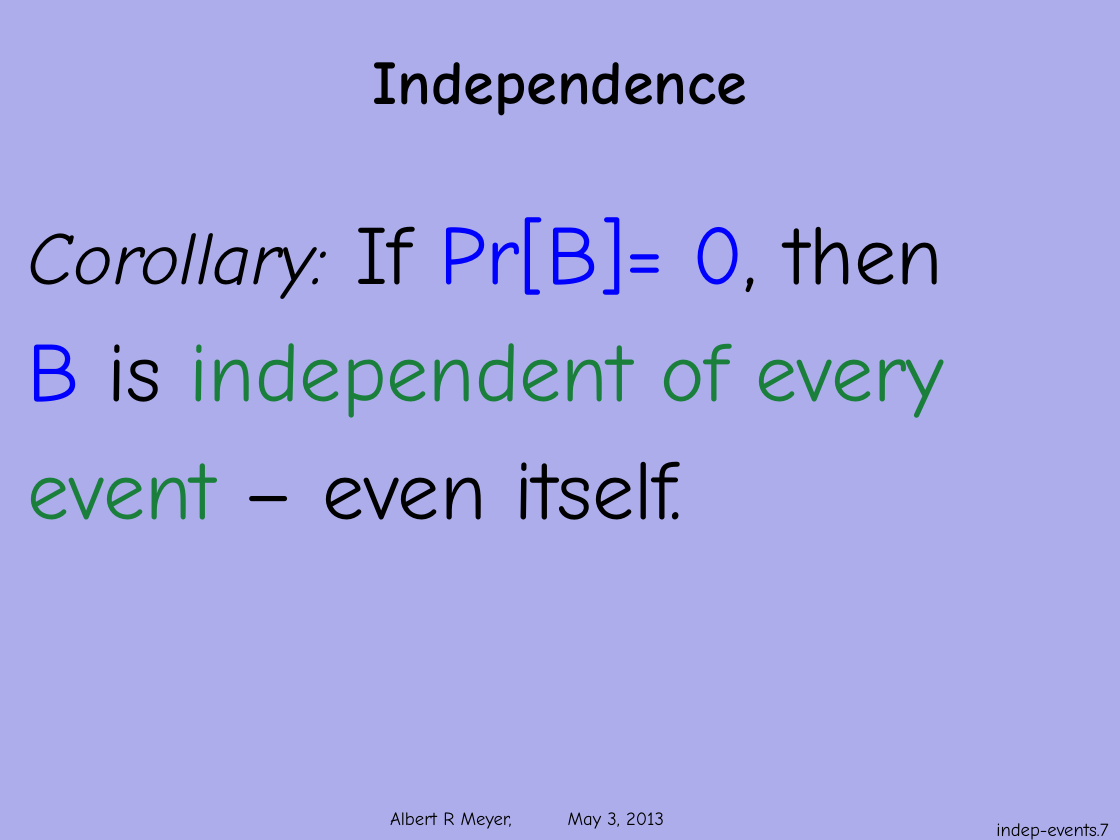
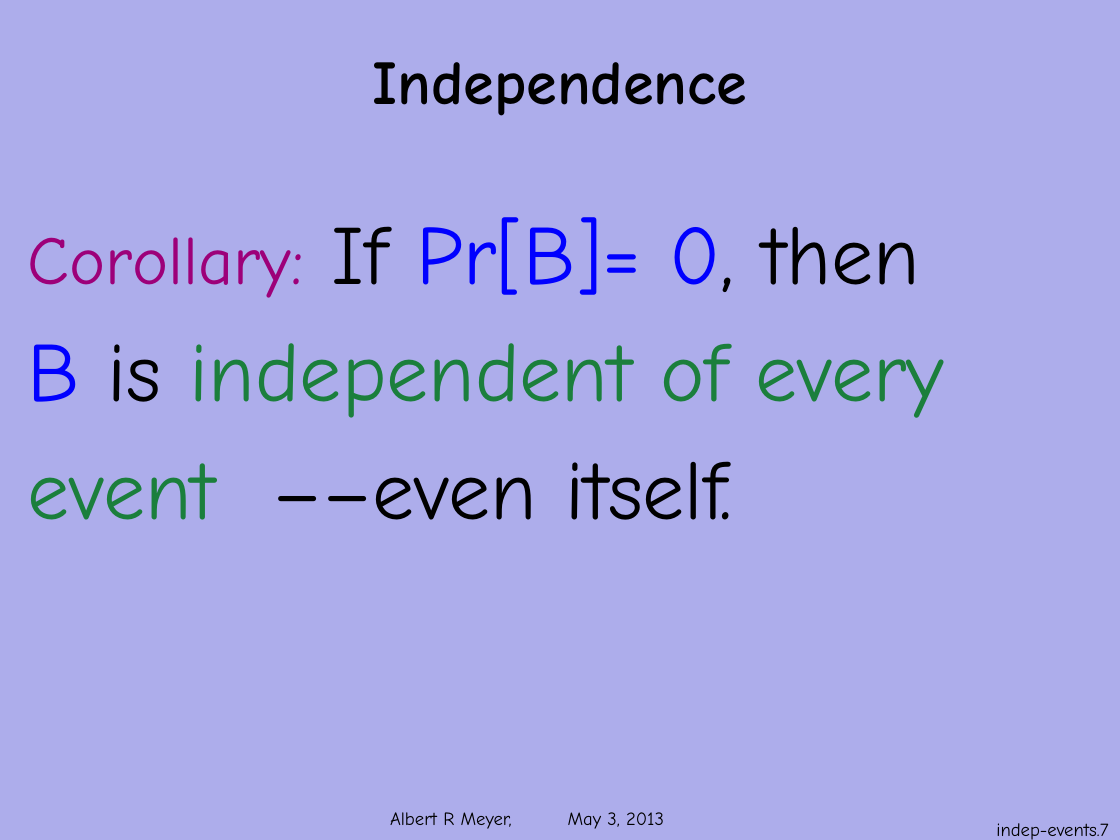
Before and after one commit to armeyer/mcs_web, a slide deck: slide 7 of spring13/slides13/prob-independence.pptx. Drawn at 1120x840 pixels with LibreOffice and Linux fonts; fonts in the diff are those of the drawing; background and template pictures are left out. Boxes give left, top, right and bottom in pixels: in the first picture for what was removed or moved away, otherwise in the second. Text is boxed around its words. In the diff, an @@ line names an element or a change of style, - is before the commit and + after.

Commit message:
revise prob-independence prob-mutual-independence.pptx

```diff
--- a/spring13/slides13/prob-independence.pptx
+++ b/spring13/slides13/prob-independence.pptx
@@ text at (28, 217, 920, 298): size 48 to 44 pt, text colour #000000 to #9D0079, italic off in "Corollary:" @@
@@ text at (28, 461, 733, 520): text changed @@
-event – even itself.
+event ––even itself.
```
Also in this commit, not shown: 4 other slides changed, 2 other files.
